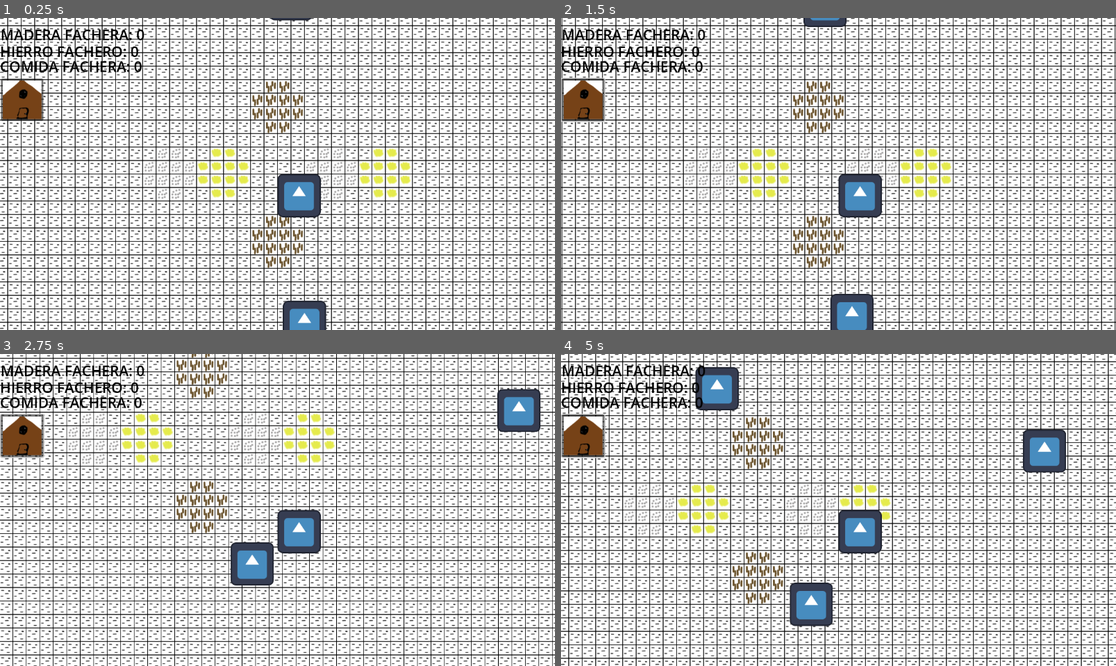
Above: before the commit, frames 1-4 (two rows, left to right).
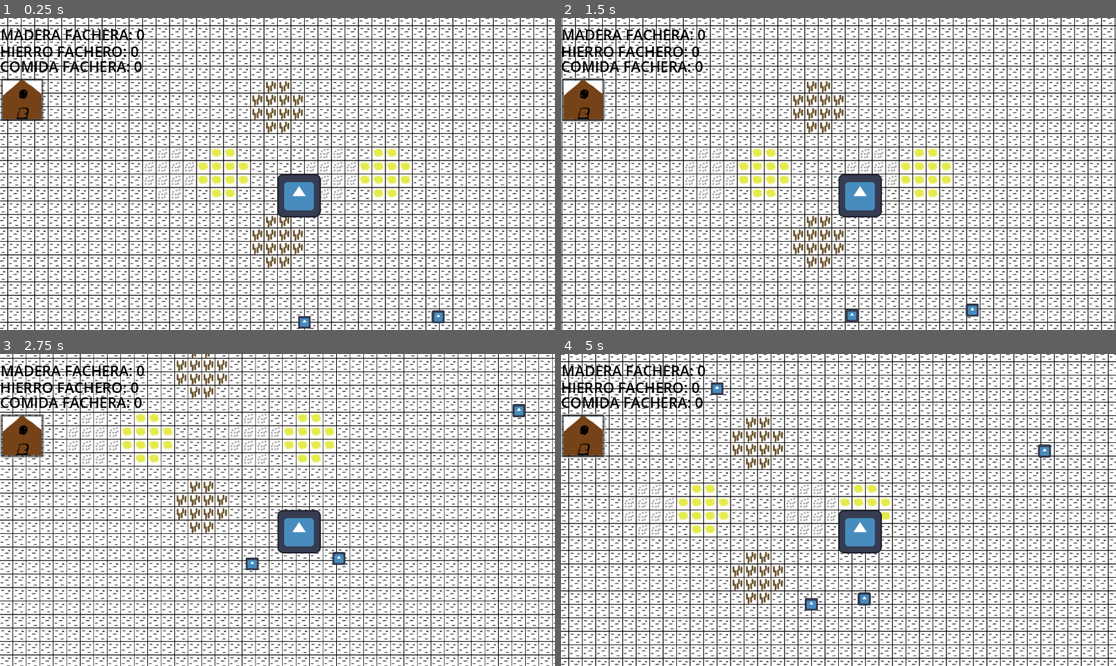
Above: after the commit, the same moments.

Repository: QuaaDev/Juego-Proyecto
Game: Godot game, scene res://Scene/Nucleo.tscn
Two runs of this game, one before a commit and one after it. Both use one fixed random seed, a clock stepped at 60 frames per second and the inputs below. The engine's default icon, where the game draws it, is replaced by a stand-in: a white triangle on a blue panel in a dark square.
Inputs (mouse positions are in pixels of both pictures, inside the frame that each line leads up to):
- Up to frame 1 (0.25 s): no input
- Up to frame 2 (1.5 s): click (583, 99) at 0.5 s; move the mouse to (960, 158) at 1.27 s; hold Right (ui_right) from 1.28 s (still down); hold Right mouse button (ClickDer) from 1.28 s (still down)
- Up to frame 3 (2.75 s): move the mouse to (166, 525) at 2.02 s; release Right (ui_right) at 2.03 s; release Right mouse button (ClickDer) at 2.03 s; hold Down (ui_down) from 2.03 s (still down); click (166, 525) at 2.1 s
- Up to frame 4 (5 s): move the mouse to (894, 441) at 2.77 s; release Down (ui_down) at 2.78 s; hold Right (ui_right) 2.78-3.53 s; hold Right mouse button (ClickDer) 2.78-3.53 s; move the mouse to (810, 572) at 3.52 s; hold Up (ui_up) 3.53-4.28 s; click (810, 572) at 3.6 s; move the mouse to (1005, 556) at 4.27 s; hold Left (ui_left) from 4.28 s (still down); hold Right mouse button (ClickDer) from 4.28 s (still down)

The runs differ from the first frame. In frame 1, 0.9% of the frame differs, in the area x 48-81%, y 0-100%; in frame 2, 1.2%; in frame 3, 2.2%; in frame 4, 3.2%, in the area x 24-91%, y 4-88%.

Commit message:
Se utiliza la velocidad de recoleccion de los aldeanos

Diff:
--- a/TodoJunto/Scene/Nucleo.tscn
+++ b/TodoJunto/Scene/Nucleo.tscn
@@ -17,16 +17,24 @@
 
 [node name="Suelo" parent="Menu/EscenaPrincipal" instance=ExtResource("1_osif7")]
 
+[node name="Aldeano4" parent="Menu/EscenaPrincipal" instance=ExtResource("4_rd3sf")]
+position = Vector2(477, 424)
+tipo_de_recurso = 1
+velocidad_recoleccion = 50
+
 [node name="Aldeano3" parent="Menu/EscenaPrincipal" instance=ExtResource("4_rd3sf")]
 position = Vector2(1011, -15)
 tipo_de_recurso = 3
+velocidad_recoleccion = 100
 
 [node name="Player" parent="Menu/EscenaPrincipal" instance=ExtResource("3_xxmsj")]
 
 [node name="Aldeano2" parent="Menu/EscenaPrincipal" instance=ExtResource("4_rd3sf")]
 position = Vector2(40, -520)
 tipo_de_recurso = 2
+velocidad_recoleccion = 100
 
 [node name="Aldeano" parent="Menu/EscenaPrincipal" instance=ExtResource("4_rd3sf")]
 position = Vector2(80, 440)
 tipo_de_recurso = 1
+velocidad_recoleccion = 100
--- a/TodoJunto/Scene/aldeano.tscn
+++ b/TodoJunto/Scene/aldeano.tscn
@@ -4,13 +4,14 @@
 [ext_resource type="Texture2D" uid="uid://ckfbdlbjl564t" path="res://Assets/icon.svg" id="2_2ypyp"]
 
 [sub_resource type="CircleShape2D" id="CircleShape2D_ij46q"]
-radius = 60.0333
+radius = 18.2483
 
 [node name="Aldeano" type="CharacterBody2D"]
 collision_mask = 0
 script = ExtResource("1_41rv6")
 
 [node name="Sprite2D" type="Sprite2D" parent="."]
+scale = Vector2(0.3, 0.3)
 texture = ExtResource("2_2ypyp")
 
 [node name="Timer" type="Timer" parent="."]
--- a/TodoJunto/Script/Area2D.gd
+++ b/TodoJunto/Script/Area2D.gd
@@ -3,7 +3,7 @@
 #Recursos
 var tipo_recurso : int #Recurso de la zona
 #Hierro 1 comida 2 madera 3
-var velocidad_actualizacion_recursos = 10000
+var velocidad_actualizacion_recursos = 0
 #Recursos
 #Aldeanos
 var lista_de_aldeanos = []
@@ -114,7 +114,12 @@
 
 func actualizar_recurso():
 	if cantidad_del_recurso >= 0:
+		velocidad_actualizacion_recursos = 0
+		#Recolecta la velocidad de recoleccion de todos los aldeanos asignados
+		for i in lista_de_aldeanos:
+			velocidad_actualizacion_recursos += i.velocidad_recoleccion
 		cantidad_del_recurso -= velocidad_actualizacion_recursos
 		EscenaPrincipal.actualizar_recursos(tipo_recurso,velocidad_actualizacion_recursos)
+
 	else:
 		recurso_agotado()
--- a/TodoJunto/Script/ControladorEscena.gd
+++ b/TodoJunto/Script/ControladorEscena.gd
@@ -9,27 +9,27 @@
 func _ready():
 	var recurso1 = Zona_de_recursos.new()
 	suelo.add_child(recurso1)
-	recurso1.iniciar_zona(1,80,40, Vector2(160,0),32000)
+	recurso1.iniciar_zona(1,80,40, Vector2(160,0),3200)
 	areas_de_recurso.append(recurso1)
 	var recurso2 = Zona_de_recursos.new()
 	suelo.add_child(recurso2)
-	recurso2.iniciar_zona(2,80,40, Vector2(-160,0),32000)
+	recurso2.iniciar_zona(2,80,40, Vector2(-160,0),3200)
 	areas_de_recurso.append(recurso2)
 	var recurso3 = Zona_de_recursos.new()
 	suelo.add_child(recurso3)
-	recurso3.iniciar_zona(3,80,40, Vector2(0,-200),32000)
+	recurso3.iniciar_zona(3,80,40, Vector2(0,-200),3200)
 	areas_de_recurso.append(recurso3)
 	var recurso4 = Zona_de_recursos.new()
 	suelo.add_child(recurso4)
-	recurso4.iniciar_zona(1,80,40, Vector2(-320,0),32000)
+	recurso4.iniciar_zona(1,80,40, Vector2(-320,0),3200)
 	areas_de_recurso.append(recurso4)
 	var recurso5 = Zona_de_recursos.new()
 	suelo.add_child(recurso5)
-	recurso5.iniciar_zona(2,80,40, Vector2(320,0),32000)
+	recurso5.iniciar_zona(2,80,40, Vector2(320,0),3200)
 	areas_de_recurso.append(recurso5)
 	var recurso6 = Zona_de_recursos.new()
 	suelo.add_child(recurso6)
-	recurso6.iniciar_zona(3,80,40, Vector2(0,200),32000)
+	recurso6.iniciar_zona(3,80,40, Vector2(0,200),3200)
 	areas_de_recurso.append(recurso6)
 	#For declarando el nombre a los nodos creados
 	var contador_for = 1
--- a/TodoJunto/Script/IA_aldeano.gd
+++ b/TodoJunto/Script/IA_aldeano.gd
@@ -16,6 +16,7 @@
 #Timer
 @onready var timer = $Timer
 @export var tipo_de_recurso : int
+@export var velocidad_recoleccion : int
 #Cuando todo este iniciado, ejecuta el codigo
 func _on_timer_timeout():
 	buscar_recurso_cercano()
